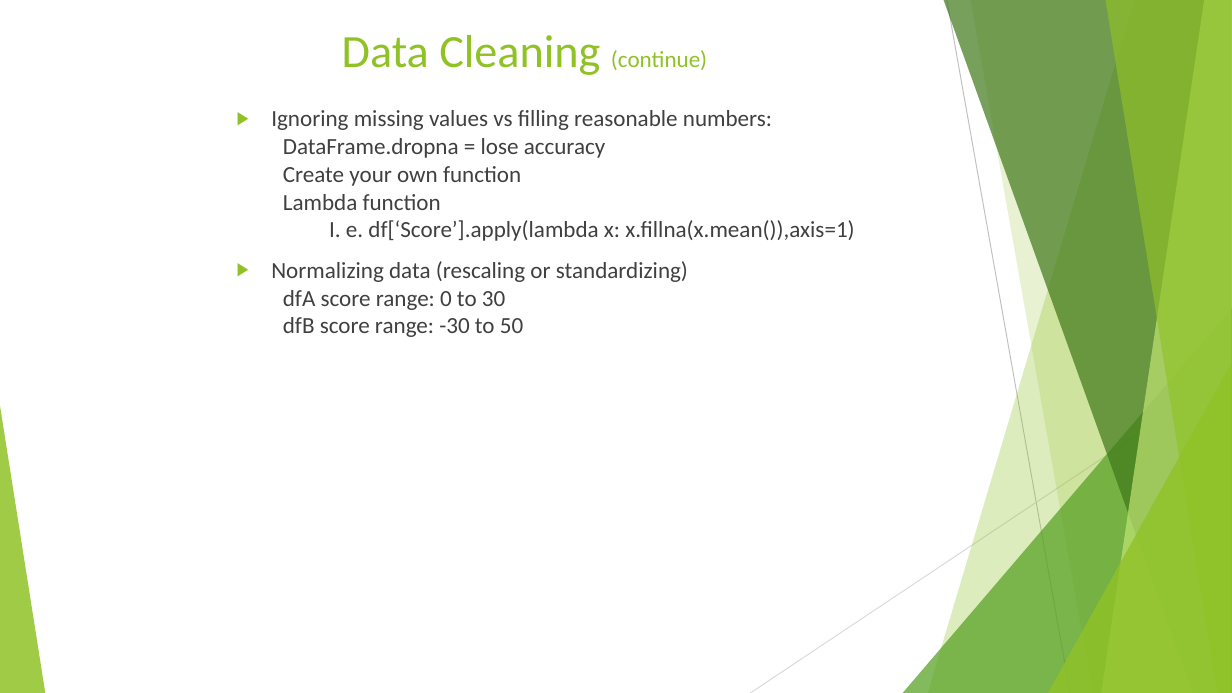
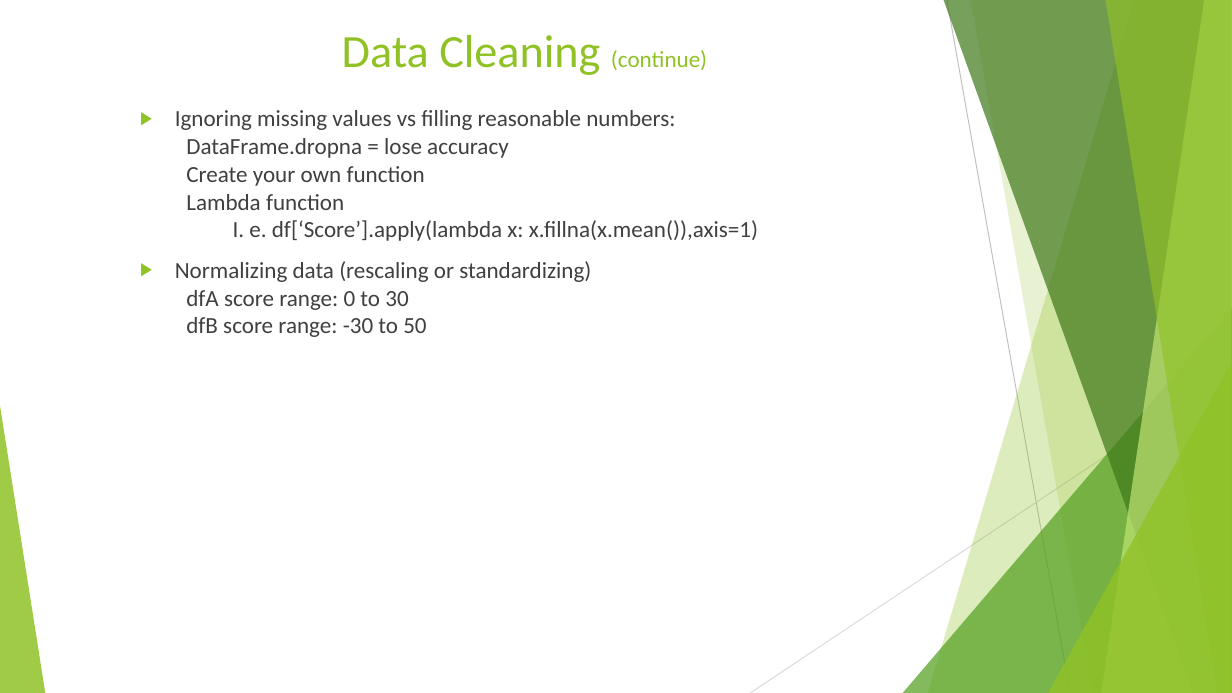
Before and after one commit to TedMur/SnakeBait, a slide deck: slide 5 of SnakeBitePresentation.pptx. Drawn at 1232x693 pixels with LibreOffice and Linux fonts; fonts in the diff are those of the drawing. Boxes give left, top, right and bottom in pixels: in the first picture for what was removed or moved away, otherwise in the second. Text is boxed around its words. In the diff, an @@ line names an element or a change of style, - is before the commit and + after.

```diff
--- a/SnakeBitePresentation.pptx
+++ b/SnakeBitePresentation.pptx
@@ text "Ignoring missing values vs filling ...": place and size @@
-text "Ignoring missing values vs filling ..." at [271, 110, 854, 337]
+text "Ignoring missing values vs filling ..." at [175, 110, 758, 337]
```
Also in this commit, not shown: 9 other slides changed.
